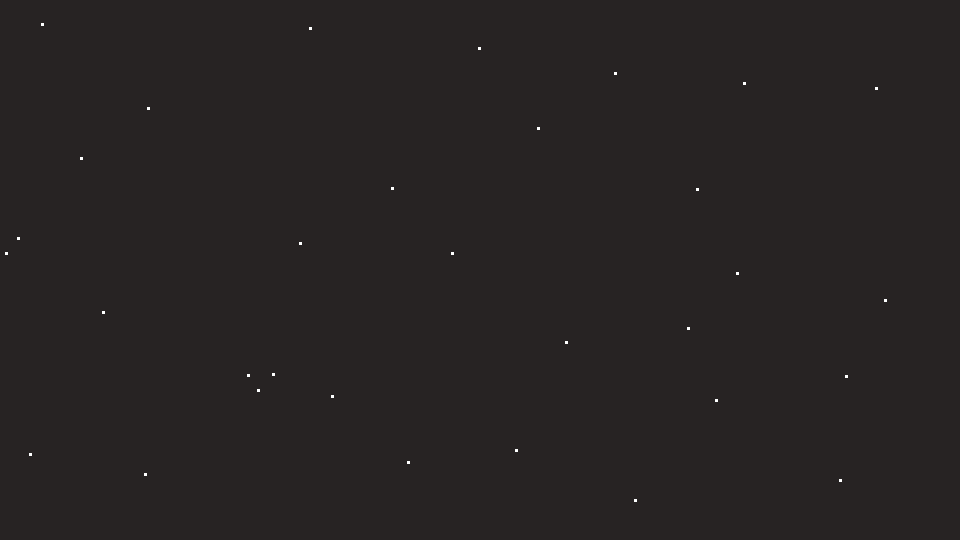
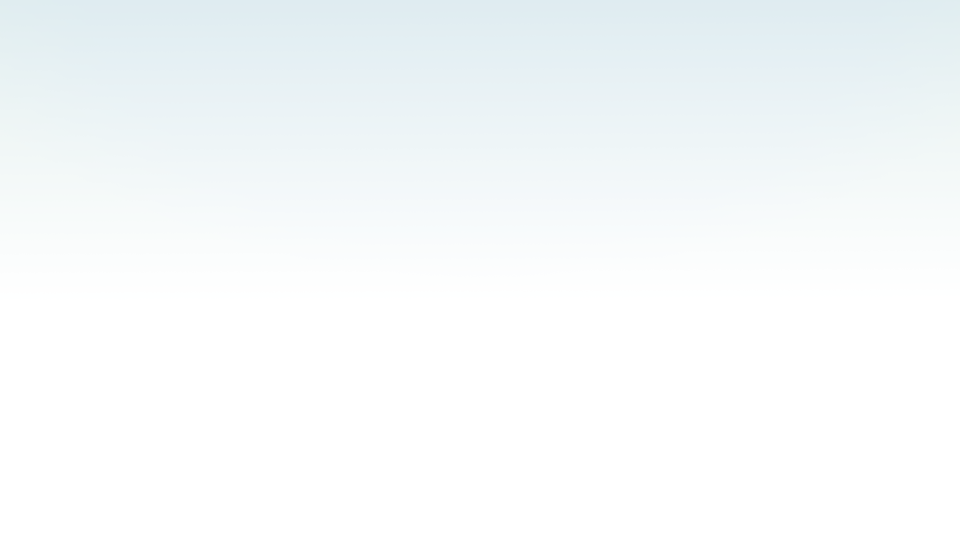
Two versions of the same layered image (960px x 540px). Layer-by-layer changes:
hid "Layer" over left=5, top=23, right=887, bottom=502
added layer "spaceship #3" in group "Layer Group" over left=0, top=0, right=960, bottom=300
hid "Background" over left=0, top=0, right=960, bottom=540
